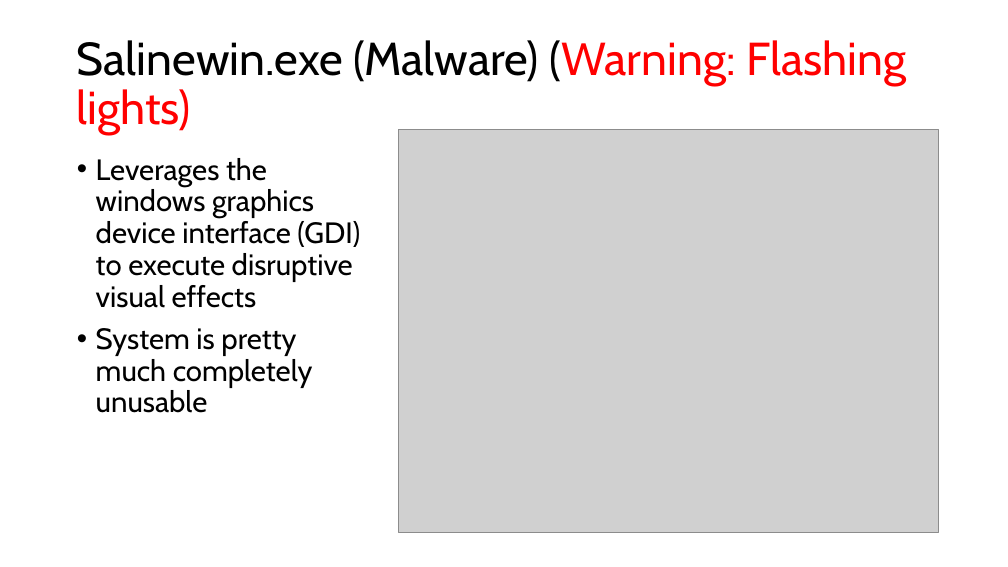
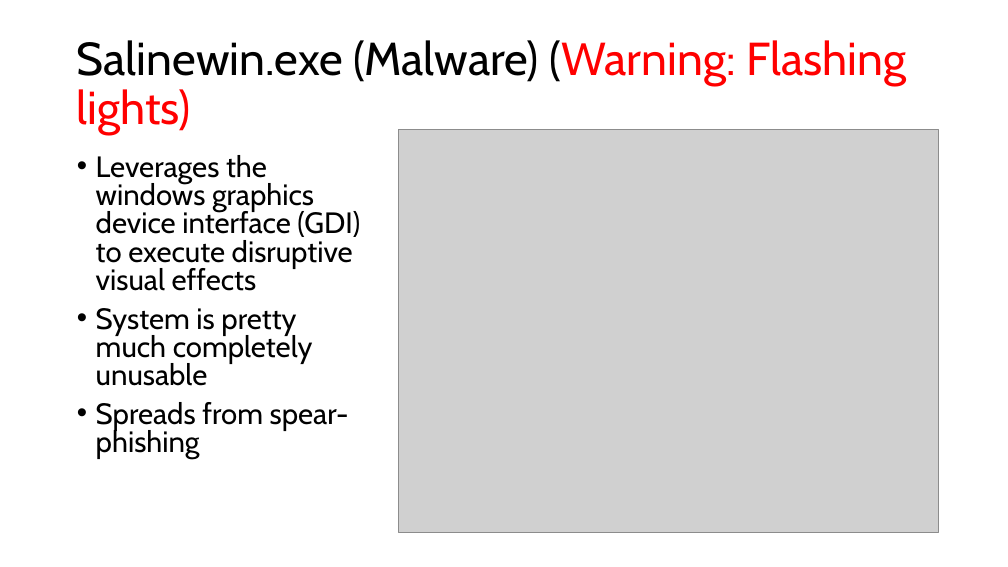
Before and after one commit to jacobchlebowski/cyber-outreach, a slide deck: slide 3 of Malware Presentation and Demonstration.pptx (slide 4 before the commit). Drawn at 1008x567 pixels with LibreOffice and Linux fonts; fonts in the diff are those of the drawing; grey boxes stand for pictures. Boxes give left, top, right and bottom in pixels: in the first picture for what was removed or moved away, otherwise in the second. Text is boxed around its words. In the diff, an @@ line names an element or a change of style, - is before the commit and + after.

```diff
--- a/Malware Presentation and Demonstration.pptx
+++ b/Malware Presentation and Demonstration.pptx
@@ text at <box>96,155,360,386</box>: line spacing 0.9 to 0.8 @@
@@ text at <box>96,402,349,459</box>: paragraph added @@
+• Spreads from spear-phishing
```
Also in this commit, not shown: 3 other slides changed, 7 slides removed, 1 other file.
